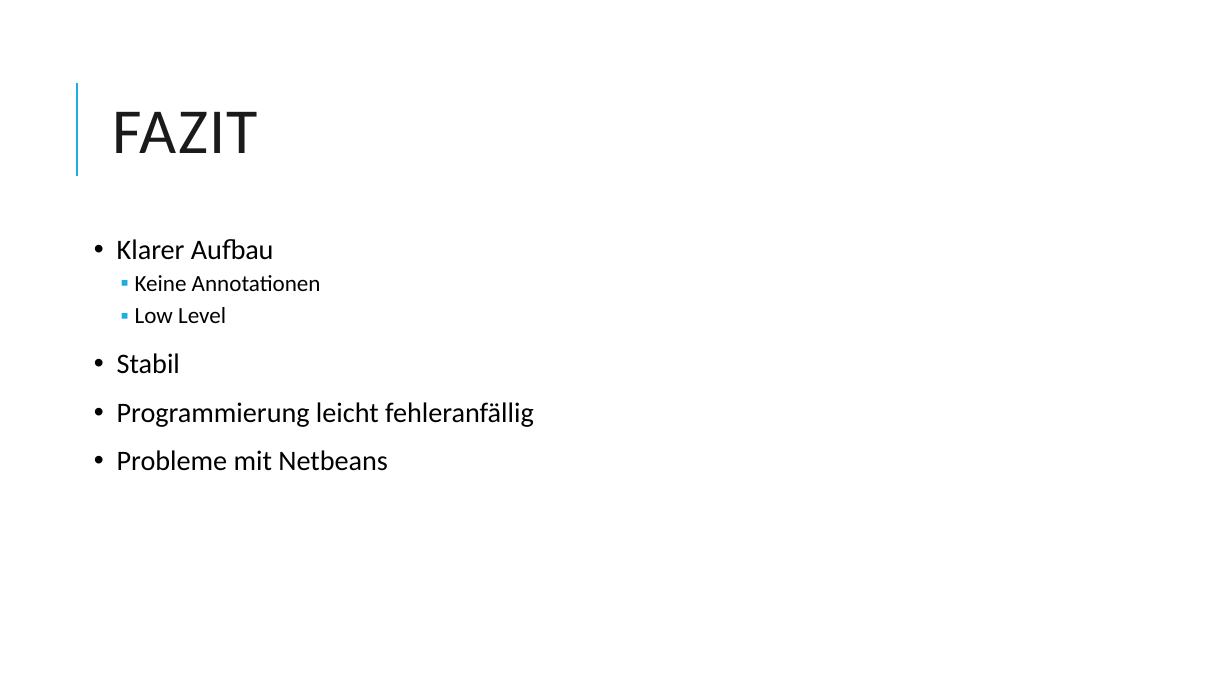
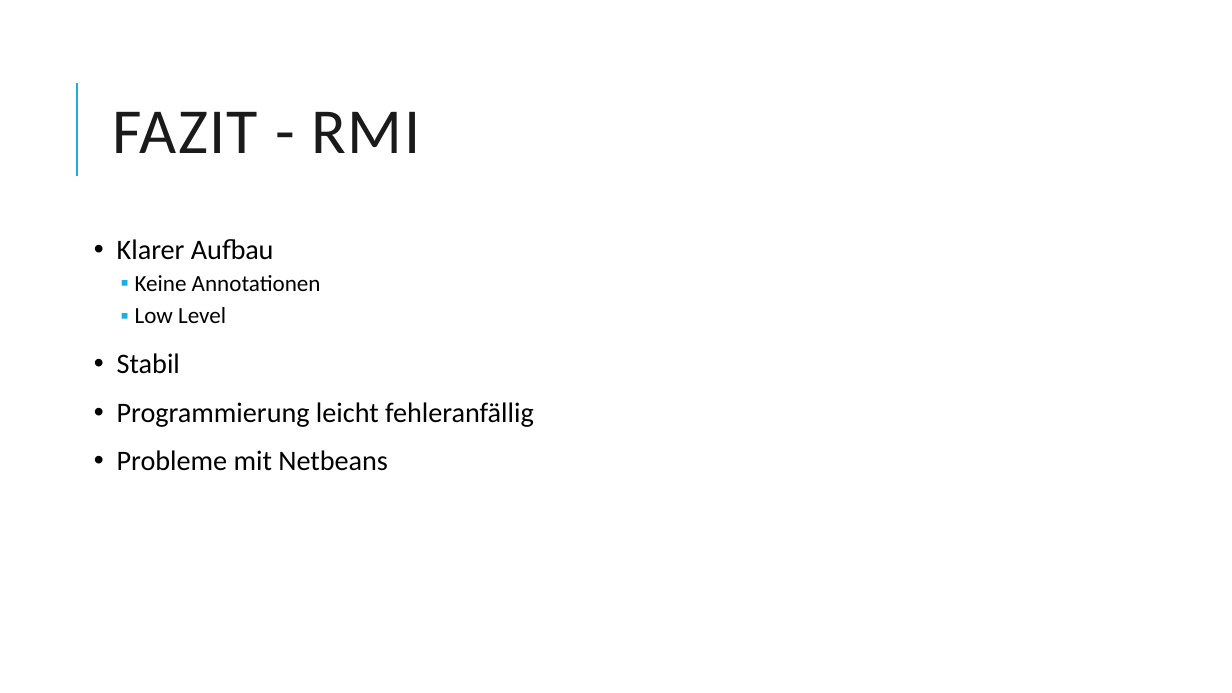
Before and after one commit to Dabjazz/SportsClubManager, a slide deck: slide 11 of Presentation/Presentation.pptx. Drawn at 1232x693 pixels with LibreOffice and Linux fonts; fonts in the diff are those of the drawing. Boxes give left, top, right and bottom in pixels: in the first picture for what was removed or moved away, otherwise in the second. Text is boxed around its words. In the diff, an @@ line names an element or a change of style, - is before the commit and + after.

```diff
--- a/Presentation/Presentation.pptx
+++ b/Presentation/Presentation.pptx
@@ title at <box>113,112,420,153</box>: text changed @@
-FAZIT
+FAZIT - RMI
```
Also in this commit, not shown: 3 other slides changed.
